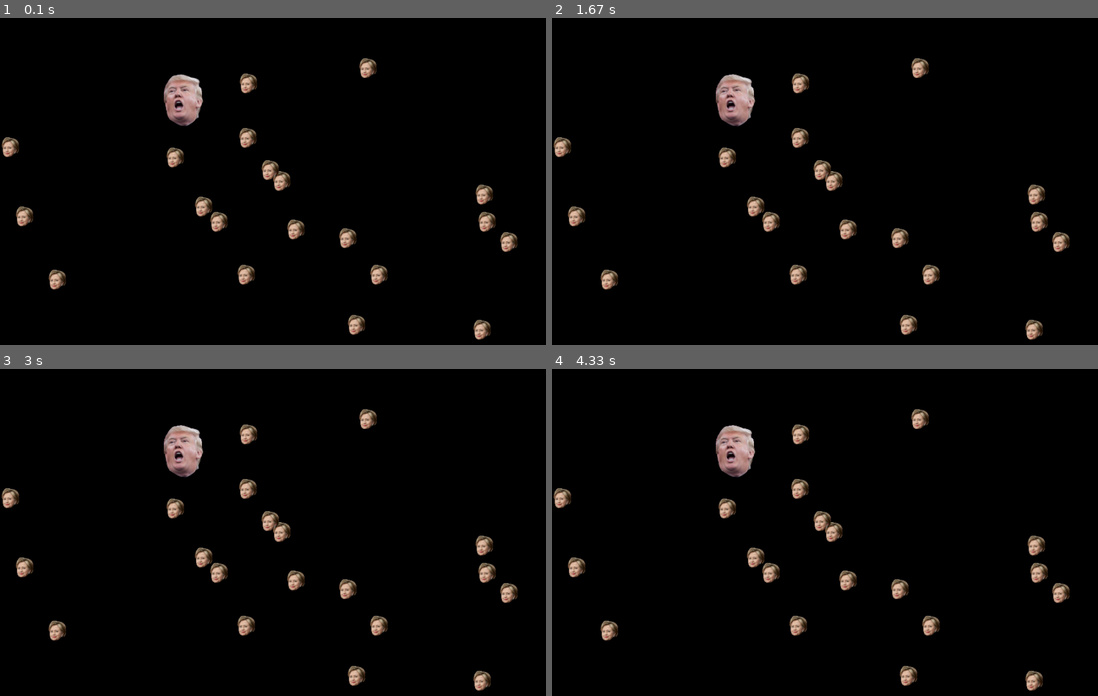
Above: before the commit, frames 1-4 (two rows, left to right).
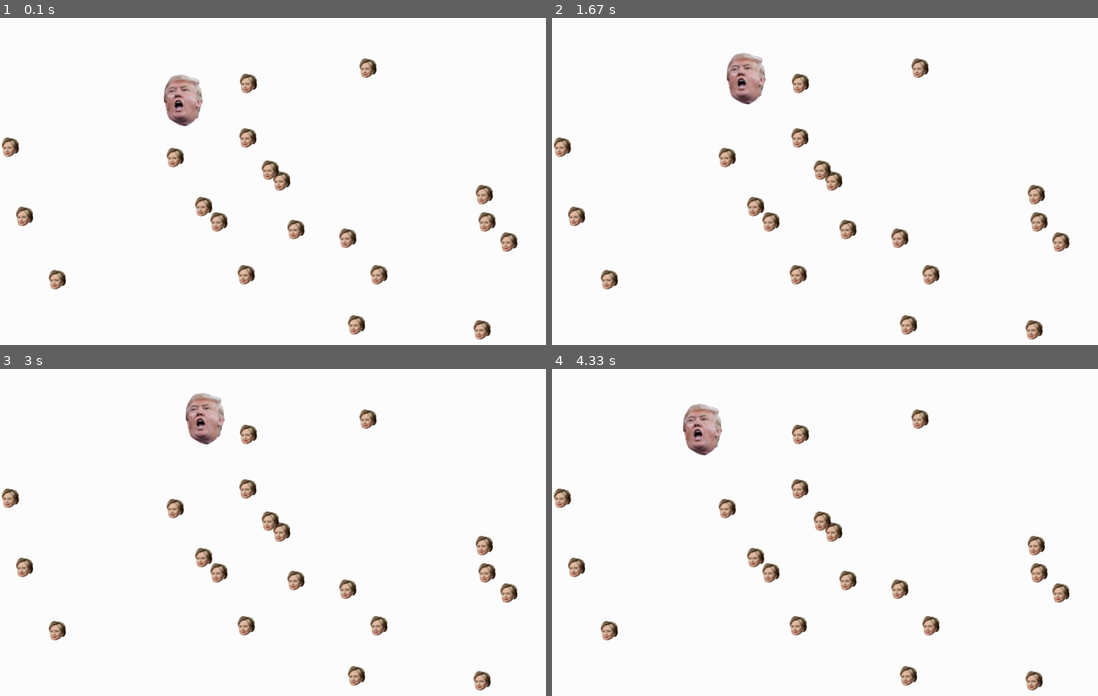
Above: after the commit, the same moments.

Repository: JeremiahTee/python-games-sweigart
Game: pygame game, started from spritesAndSounds.py
The game is run twice, just before and just after one commit, with the same random seed, the same clock (stepped at 60 frames per second) and the same inputs.
Inputs:
- Up to frame 1 (0.1 s): no input
- Up to frame 2 (1.67 s): tap W at 0.33 s; hold Right 0.67-1.13 s; hold Up from 1.17 s (still down)
- Up to frame 3 (3 s): release Up at 1.78 s; hold Right 1.82-2.48 s; hold Left from 2.52 s (still down)
- Up to frame 4 (4.33 s): release Left at 3.2 s; hold Down 3.23-3.93 s; hold Left from 3.97 s (still down); hold A from 3.97 s (still down); tap X at 4.03 s

The runs differ from the first frame. In frame 1, 97% of the frame differs, in the area x 0-100%, y 0-100%; in frame 2, 97%; in frame 3, 97%; in frame 4, 97%.

Commit message:
changed speed, fill background with white

Diff:
--- a/spritesAndSounds.py
+++ b/spritesAndSounds.py
@@ -32,7 +32,7 @@
 moveUp = False
 moveDown = False
 
-MOVESPEED = 6
+MOVESPEED = 20
 
 # Set up the music
 pickUpSound = pygame.mixer.Sound('pickup.wav')
@@ -61,6 +61,7 @@
             if event.key == K_DOWN or event.key == K_s:
                 moveUp = False
                 moveDown = True
+
         if event.type == KEYUP:
                 if event.key == K_ESCAPE:
                     pygame.quit()
@@ -70,7 +71,7 @@
                 if event.key == K_RIGHT or event.key == K_d:
                     moveRight = False
                 if event.key == K_UP or event.key == K_w:
-                    moveUp = False
+                   moveUp = False
                 if event.key == K_DOWN or event.key == K_s:
                     moveDown = False
                 if event.key == K_x:
@@ -93,8 +94,19 @@
             foods.append(pygame.Rect(random.randint(0, WINDOW_WIDTH - 36), random.randint(0, WINDOW_HEIGHT - 36), 36, 36))
 
         # Draw the white background onto the surface
+        windowSurface.fill(WHITE)
         windowSurface.blit(playerStretchedImage, player)
 
+        # Move the player
+
+        if moveDown and player.bottom < WINDOW_HEIGHT:
+            player.top += MOVESPEED
+        if moveUp and player.top > 0:
+            player.top -= MOVESPEED
+        if moveLeft and player.left > 0:
+            player.left -= MOVESPEED
+        if moveRight and player.right < WINDOW_WIDTH:
+            player.right += MOVESPEED
 
         # Check whether the block has intersected with any food squares
         for food in foods[:]:
